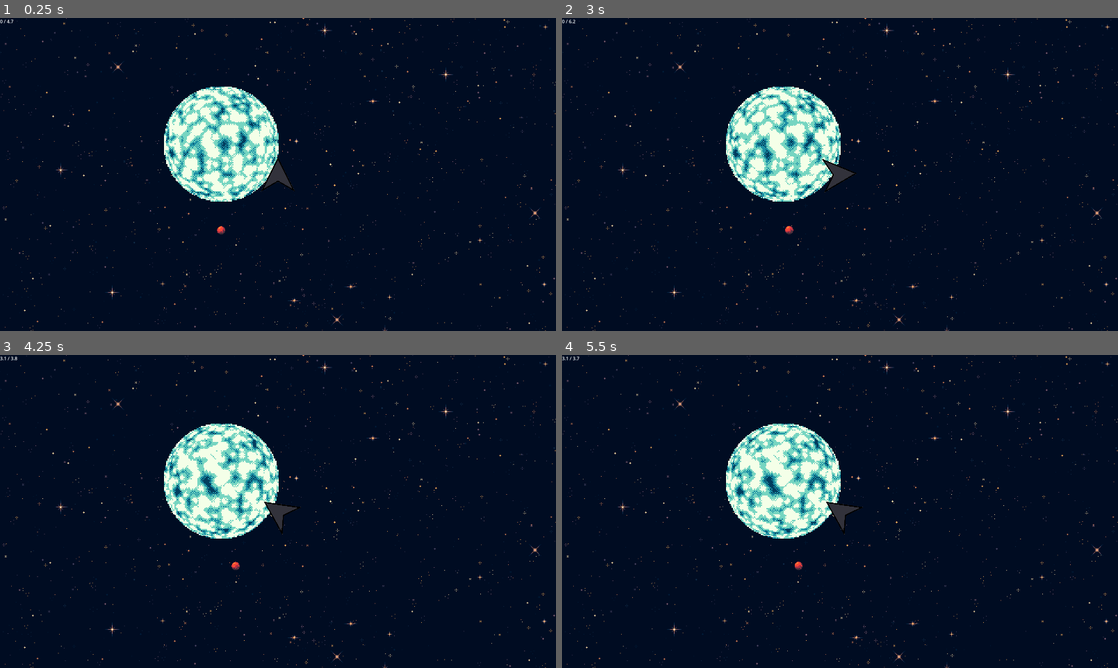
Above: before the commit, frames 1-4 (two rows, left to right).
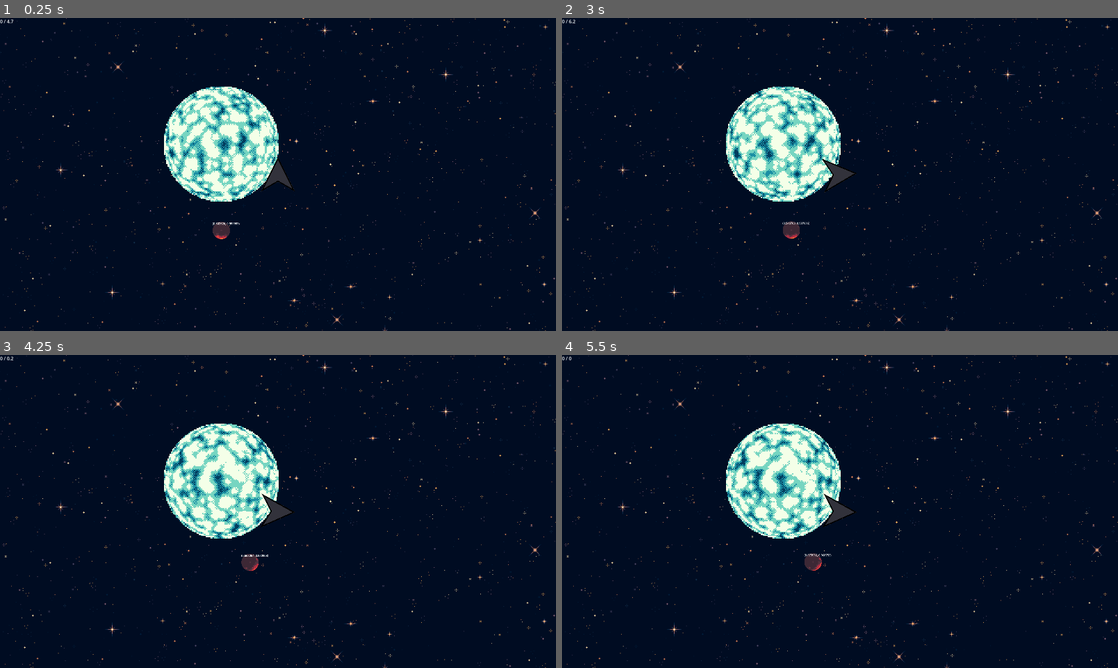
Above: after the commit, the same moments.

Repository: crhexa/starskipp
Game: Godot game, scene res://game/system.tscn
Same seed, same stepped clock (60 frames per second), same inputs: the game is played once before the commit and once after it.
Inputs:
- Up to frame 1 (0.25 s): no input
- Up to frame 2 (3 s): hold D (turn_right) 0.53-1.28 s; hold S (deccelerate) 0.53-1.28 s; hold , (time_slow_down) 1.28-2.03 s; tap S (deccelerate) at 1.35, 2.85 s; hold D (turn_right) 2.03-2.78 s; hold S (deccelerate) 2.03-2.78 s; hold . (time_speed_up) from 2.78 s (still down)
- Up to frame 3 (4.25 s): release . (time_speed_up) at 3.53 s; hold A (turn_left) from 3.53 s (still down); hold S (deccelerate) from 3.53 s (still down); tap Space (toggle_pause) at 4.15 s
- Up to frame 4 (5.5 s): release S (deccelerate) at 4.28 s; tap S (deccelerate) at 4.35 s; tap Enter at 5 s; release A (turn_left) at 5.03 s; hold , (time_slow_down) from 5.03 s (still down); hold S (deccelerate) from 5.03 s (still down)

The runs differ from the first frame. In frame 1, 0.1% of the frame differs, in the area x 38-44%, y 65-71%; in frame 2, 1.6%; in frame 3, 4.4%; in frame 4, 4.5%, in the area x 0-55%, y 0-69%.

Commit message:
Added shader based lighting

Diff:
--- a/assets/materials/red_terran.tres
+++ b/assets/materials/red_terran.tres
@@ -13,14 +13,14 @@
 shader = ExtResource("1_g7ite")
 shader_parameter/pixels = 100.0
 shader_parameter/rotation = 0.0
-shader_parameter/light_origin = Vector2(0.4, 0.3)
-shader_parameter/light_distance1 = 0.362
-shader_parameter/light_distance2 = 0.525
+shader_parameter/light_origin = Vector2(0.1, 0.1)
+shader_parameter/light_distance1 = 0.3
+shader_parameter/light_distance2 = 0.4
 shader_parameter/time_speed = 0.1
 shader_parameter/dither_size = 2.0
 shader_parameter/size = 8.0
 shader_parameter/OCTAVES = 3
 shader_parameter/seed = 1.175
 shader_parameter/time = 0.0
-shader_parameter/should_dither = true
+shader_parameter/should_dither = false
 shader_parameter/colors = SubResource("GradientTexture1D_bvgjs")
--- a/game/Body.gd
+++ b/game/Body.gd
@@ -1,17 +1,15 @@
 class_name Body
 extends Area2D
-
-var t = 0
 
 @export var primary: Area2D
 @export var orbital_radius: float = 1000
 @export var orbital_speed: float = 0.1
 
 func _ready():
-	pass
+	$MainShader.material.set_shader_parameter("seed", randf_range(1.0, 10.0))
 
-func _process(delta):
-	t = TimeController.time
+func _process(_delta):
+	var t = TimeController.time
 
 	position = primary.position + Vector2(
 		sin(t * orbital_speed) * orbital_radius,
@@ -19,5 +17,9 @@
 	)
 
 	# Update shader
-	$MainShader.material.set_shader_parameter("time", t)
-	# update light origin
+	# $MainShader.material.set_shader_parameter("time", t)
+
+	var primary_light = (0.5 * position.normalized()) + Vector2(0.5, 0.5)
+	$MainShader.material.set_shader_parameter("light_origin", primary_light)
+
+	$MainShader/Label.text = str(primary_light)
--- a/game/body.tscn
+++ b/game/body.tscn
@@ -25,3 +25,8 @@
 offset_bottom = 50.0
 grow_horizontal = 2
 grow_vertical = 2
+
+[node name="Label" type="Label" parent="MainShader"]
+layout_mode = 0
+offset_right = 40.0
+offset_bottom = 23.0
--- a/game/system.gd
+++ b/game/system.gd
@@ -40,7 +40,7 @@
 		var body = body_prototype.instantiate()
 		bodies.append(body)
 
-		var scale : float = randf_range(0.1, 1)
+		var scale : float = randf_range(0.5, 1)
 		var orbit : float = randf_range(0.01, 0.1)
 
 		body.orbital_radius = dist_from_star
@@ -53,7 +53,6 @@
 
 		dist_from_star += randf_range(spacing - 100, spacing + 100)
 
-
 func add_player():
 	var player_prototype = preload("res://game/player.tscn")
 	var player = player_prototype.instantiate()
@@ -64,12 +63,10 @@
 func _process(_delta):
 
 	if Input.is_action_just_pressed("toggle_pause"):
-		get_tree().paused = not get_tree().paused
-		TimeController.set_timescale(0.0)
-
+		TimeController.swap_timescale()
 
 	elif Input.is_action_just_pressed("time_speed_up"):
-		TimeController.set_timescale(4.0)
+		TimeController.set_timescale(10.0)
 
 
 	elif Input.is_action_just_pressed("time_slow_down"):
